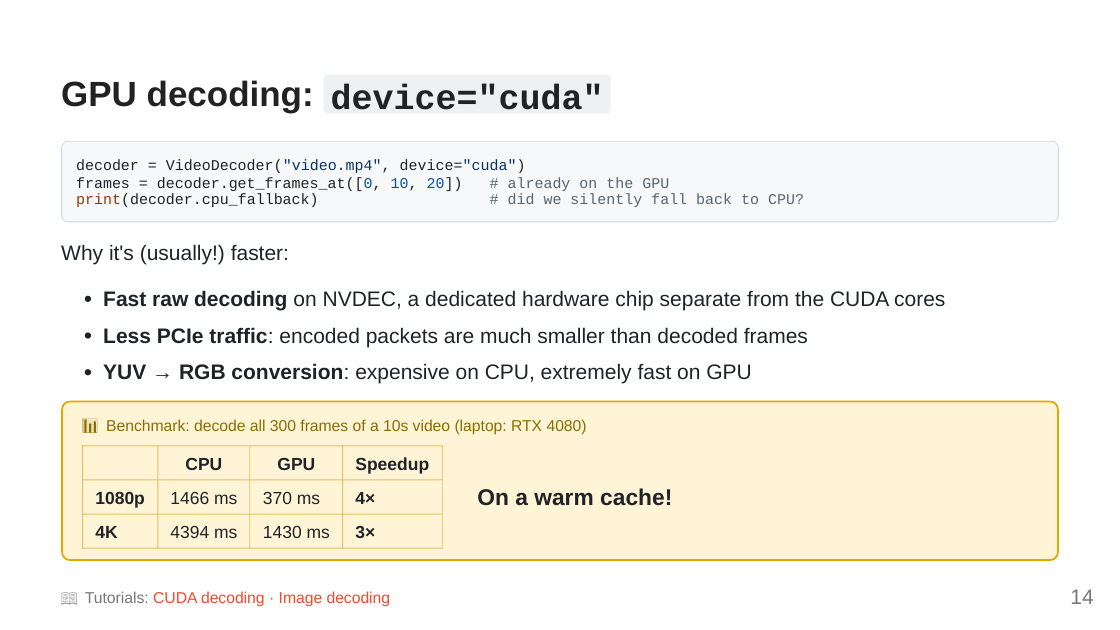
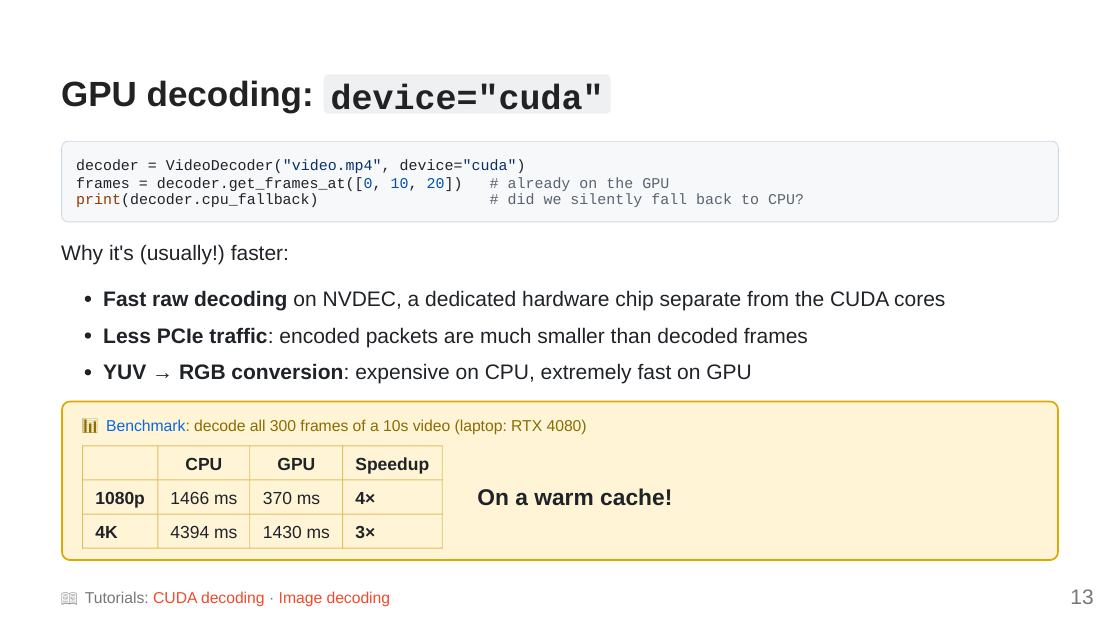
Before and after one commit to NicolasHug/ptc-talk-2026, a slide deck: slide 13 of slides.pptx (slide 14 before the commit). Drawn at 1120x630 pixels with LibreOffice and Linux fonts; fonts in the diff are those of the drawing. Boxes give left, top, right and bottom in pixels: in the first picture for what was removed or moved away, otherwise in the second. Text is boxed around its words. In the diff, an @@ line names an element or a change of style, - is before the commit and + after.

```diff
--- a/slides.pptx
+++ b/slides.pptx
@@ text "Benchmark: decode all 300 frames ..." at bbox=[106, 419, 587, 435]: text colour #8A6D00 to #0969DA in "Benchmark:" @@
@@ text at bbox=[1070, 589, 1093, 604]: text changed @@
-14
+13
```
Also in this commit, not shown: 21 other slides changed, 4 slides added, 6 slides removed, 2 other files.
